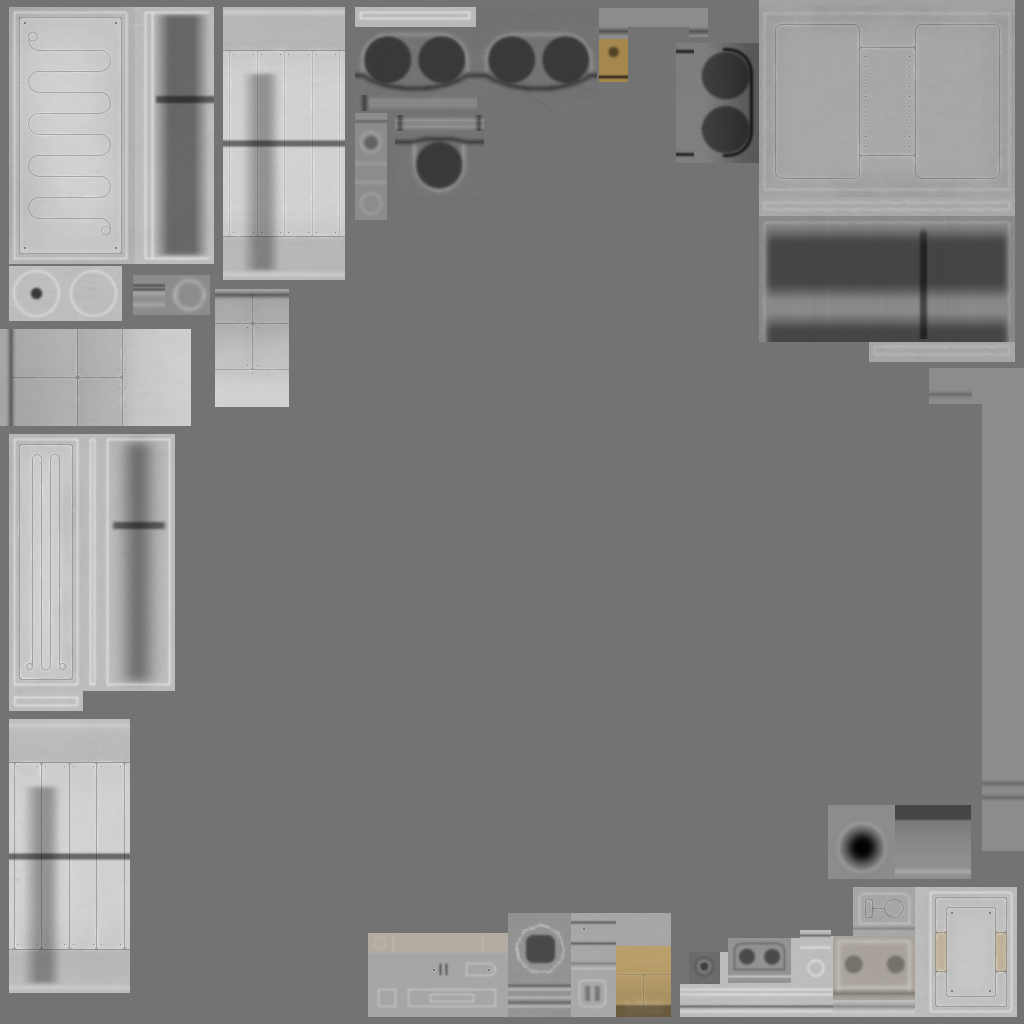
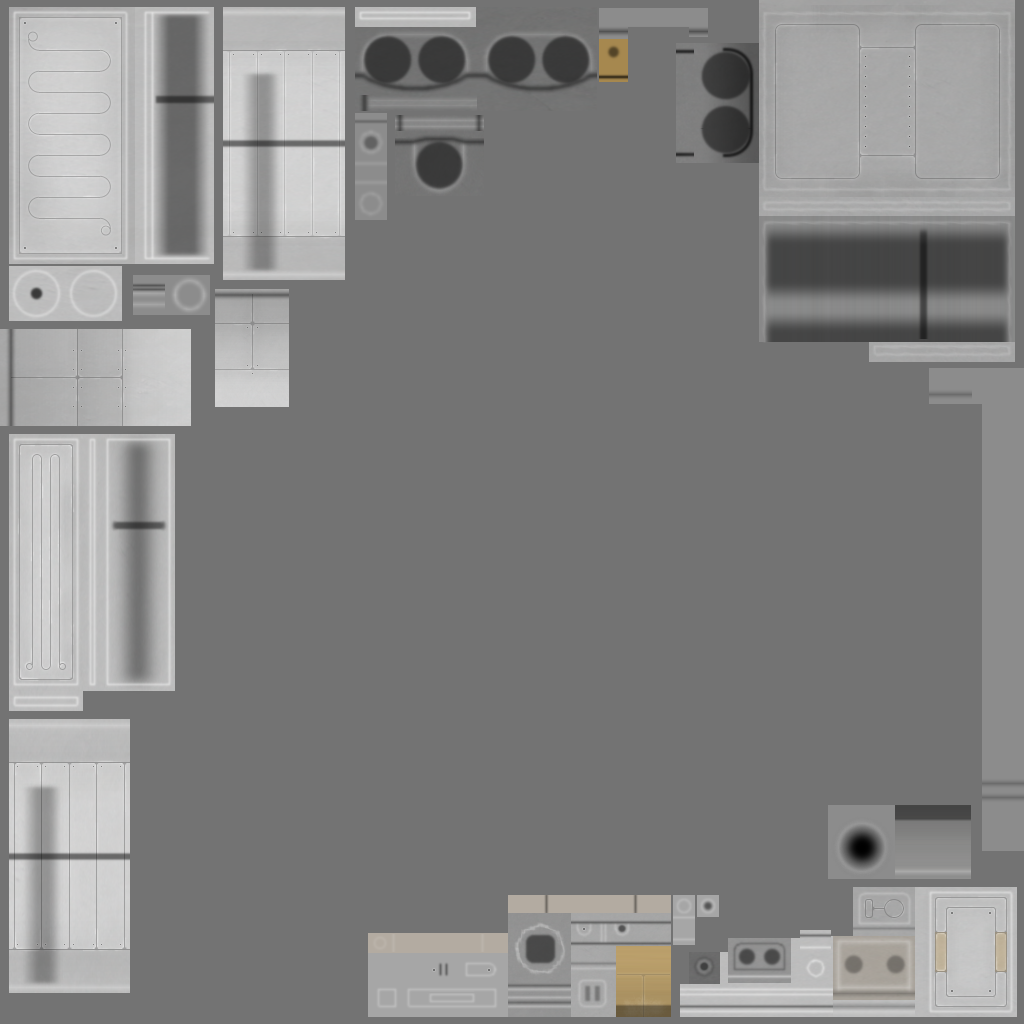
Two versions of the same layered image (1024x1024). Layer-by-layer changes:
added layer "Base Flat Low" (50%) above "Base Flat High" over 701, 899, 715, 913
added layer "Base Flat High" (50%) above "Extending Arm Low" over 673, 896, 719, 943
added layer "Extending Arm Low" above "Folding Arm High" over 541, 895, 639, 913
added layer "Point High" (50%) above "Point Low 2" over 575, 921, 632, 945
added layer "Point Low 2" (50%) above "Point Low 1" over 616, 923, 628, 934
renamed "Point Low" to "Point Low 1", painted on it over 575, 920, 671, 946
painted on "b" over 508, 895, 719, 945
